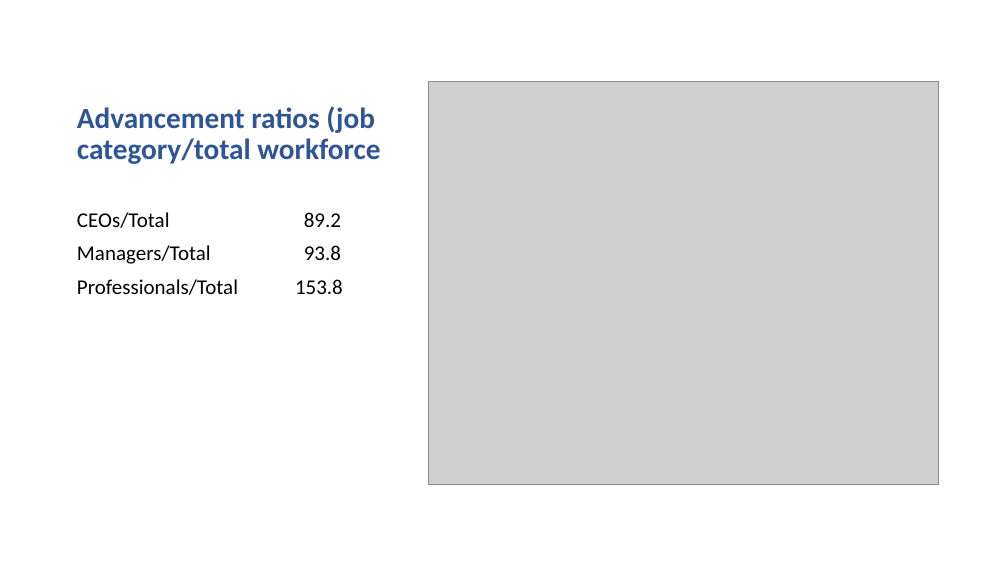
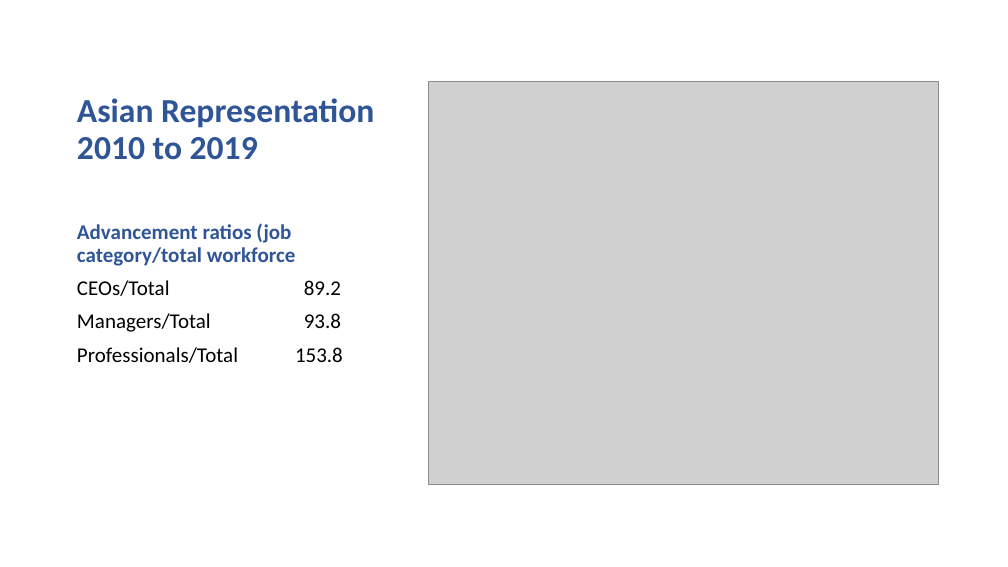
Before and after one commit to chinnamanaidu/project_rutgers, a slide deck: slide 4 of Presentation-v2.pptx. Drawn at 1008x567 pixels with LibreOffice and Linux fonts; fonts in the diff are those of the drawing; grey boxes stand for pictures. Boxes give left, top, right and bottom in pixels: in the first picture for what was removed or moved away, otherwise in the second. Text is boxed around its words. In the diff, an @@ line names an element or a change of style, - is before the commit and + after.

```diff
--- a/Presentation-v2.pptx
+++ b/Presentation-v2.pptx
@@ title at [77, 98, 374, 160]: text changed; size 27.9 to 32 pt @@
-Advancement ratios (job category/total workforce
+Asian Representation
+2010 to 2019
@@ text at [77, 223, 296, 266]: paragraph added @@
+Advancement ratios (job category/total workforce
```
Also in this commit, not shown: 4 other slides changed, 1 slide added, 1 slide removed, 18 other files.
